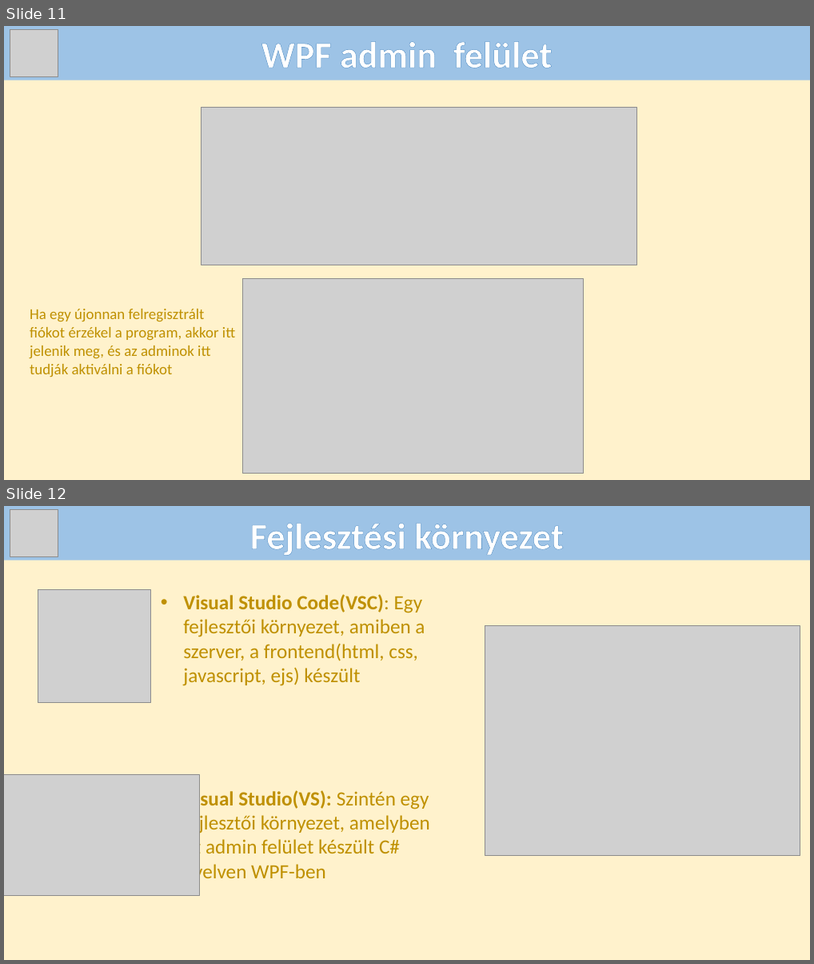
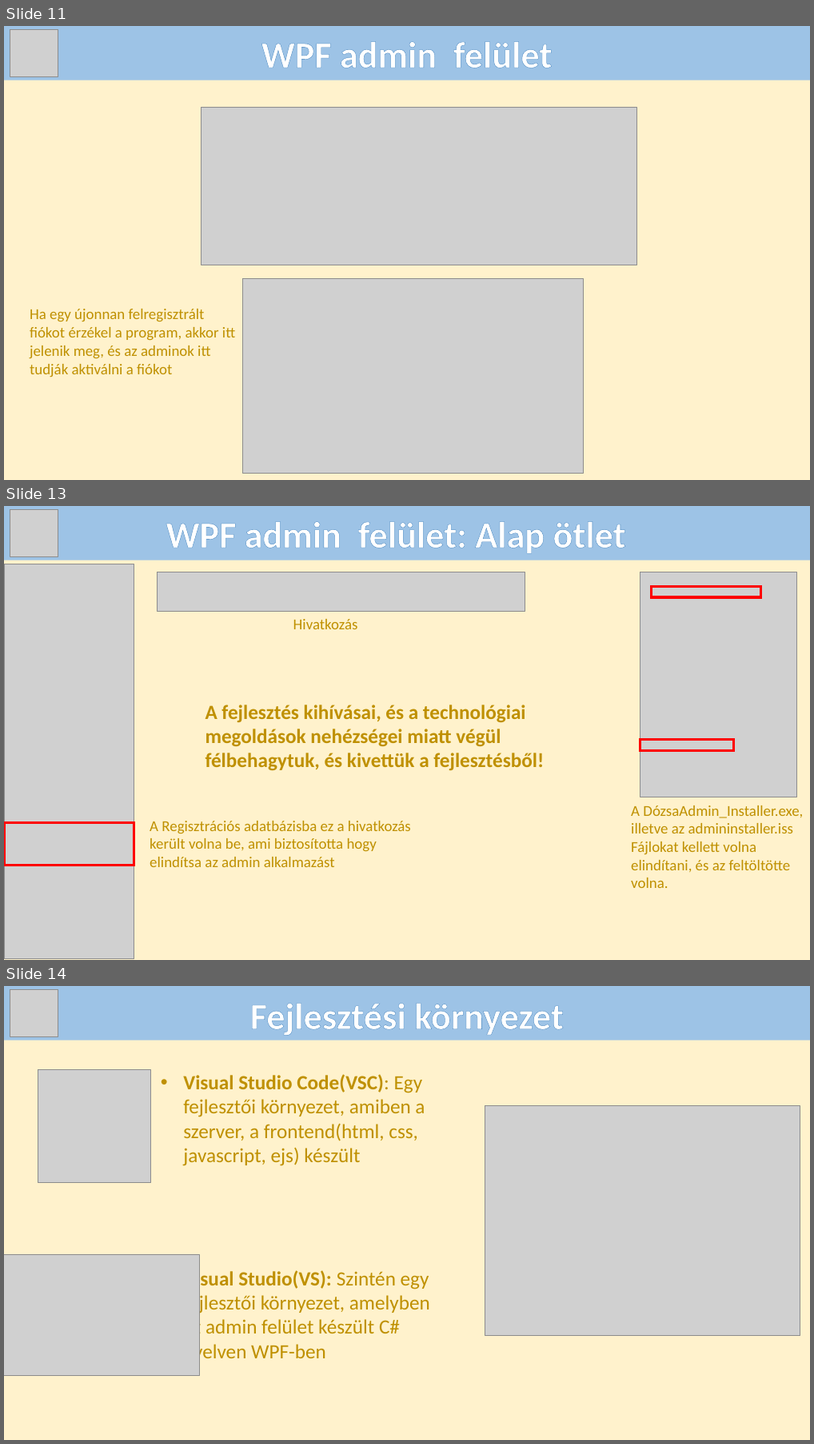
Before and after one commit to Andras-12c/Dozsa-Csarda, a slide deck: DózsaCsárda_PA_FB_PG.pptx. Shown one above the other, each under a label of ours: slides 11 and 12 before the commit, slides 11, 13 and 14 after it; the slides between them are not shown. The pictures are 814x964 and 814x1444 pixels, drawn with LibreOffice and Linux fonts; fonts in the diff are those of the drawing; grey boxes stand for pictures. Boxes give left, top, right and bottom in pixels: in the first picture for what was removed or moved away, otherwise in the second. Text is boxed around its words. In the diff, an @@ line names an element or a change of style, - is before the commit and + after.

Commit message:
Admin diák készítése

```diff
--- a/DózsaCsárda_PA_FB_PG.pptx
+++ b/DózsaCsárda_PA_FB_PG.pptx
@@ slide 13 added at (4, 506, 810, 960), background #FFF2CC @@
@@ rectangle added at (4, 506, 810, 560), fill #9DC3E6 @@
@@ picture added at (10, 510, 58, 556) @@
@@ text added at (166, 522, 626, 553), 44 pt, text #FFFFFF, bold @@
+WPF admin felület: Alap ötlet
@@ picture added at (4, 564, 134, 959) @@
@@ picture added at (157, 572, 525, 612) @@
@@ picture added at (641, 572, 797, 796) @@
@@ rectangle added at (652, 587, 762, 597), outline #FF0000 3 pt @@
@@ text added at (294, 619, 358, 629), 18 pt, text #BF9000 @@
+Hivatkozás
@@ text added at (206, 704, 544, 771), 24 pt, text #BF9000, bold @@
+A fejlesztés kihívásai, és a technológiai megoldások nehézségei miatt végül félbehagytuk, és kivettük a fejlesztésből!
@@ rectangle added at (641, 740, 734, 751), outline #FF0000 3 pt @@
@@ text added at (631, 805, 803, 888), 18 pt, text #BF9000 @@
+A DózsaAdmin_Installer.exe, illetve az admininstaller.iss
+Fájlokat kellett volna elindítani, és az feltöltötte volna.
@@ rectangle added at (4, 822, 134, 864), outline #FF0000 3 pt @@
@@ text added at (150, 820, 411, 867), 18 pt, text #BF9000 @@
+A Regisztrációs adatbázisba ez a hivatkozás került volna be, ami biztosította hogy elindítsa az admin alkalmazást
@@ what was slide 12 is now slide 14 @@
```
Also in this commit, not shown: 2 other slides added.
